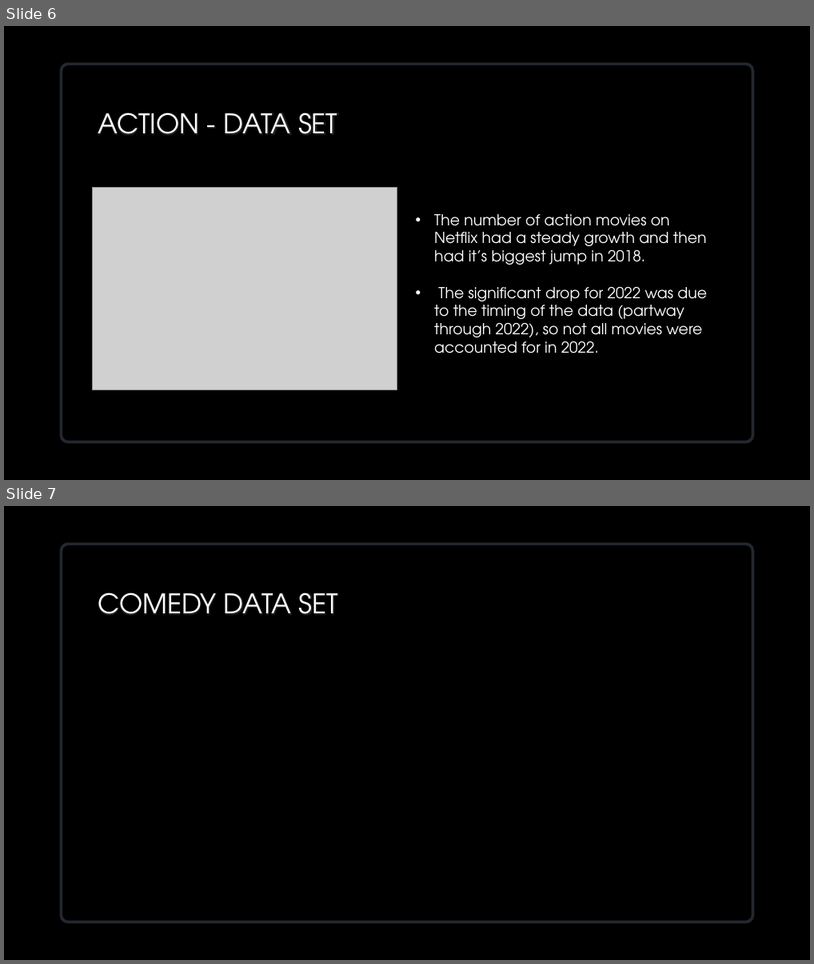
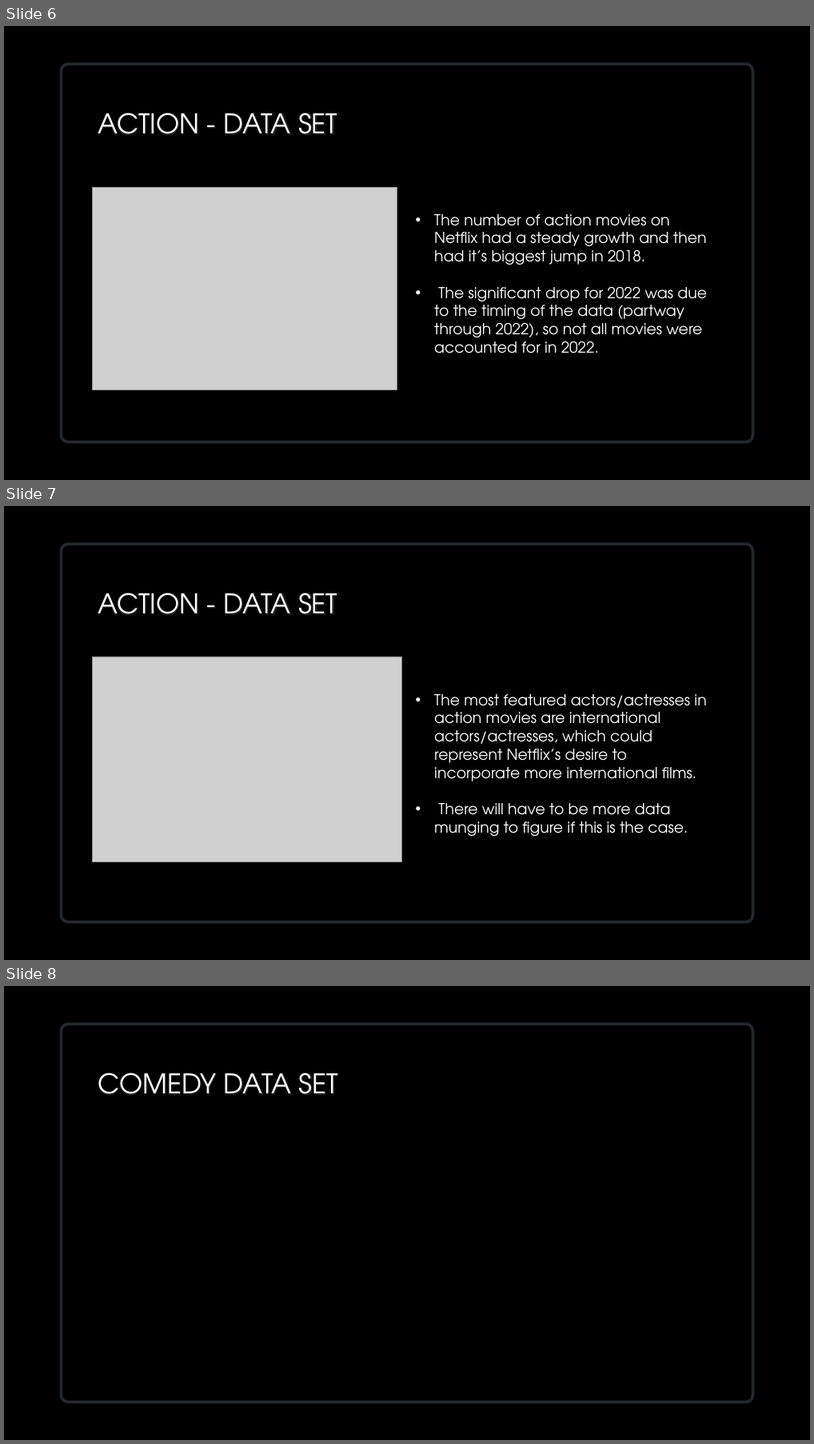
Before and after one commit to VedranaGATech/Project_1_Neflix_and_Chill, a slide deck: Group 1 Presentation 1.pptx. Shown one above the other, each under a label of ours: slides 6 and 7 before the commit, slides 6, 7 and 8 after it. The pictures are 814x964 and 814x1444 pixels, drawn with LibreOffice and Linux fonts; fonts in the diff are those of the drawing; grey boxes stand for pictures; background and template pictures are left out. Boxes give left, top, right and bottom in pixels: in the first picture for what was removed or moved away, otherwise in the second. Text is boxed around its words. In the diff, an @@ line names an element or a change of style, - is before the commit and + after.

Commit message:
ppt update

```diff
--- a/Group 1 Presentation 1.pptx
+++ b/Group 1 Presentation 1.pptx
@@ slide 7 added at bbox=[4, 506, 810, 960], background picture (left out) @@
@@ rounded rectangle added at bbox=[61, 544, 753, 922], fill #000000, outline #282E35 3.5 pt @@
@@ title added at bbox=[98, 592, 338, 614], 32 pt, text gradient #FFFFFF to #A6A6A6 @@
+ACTION - DATA SET
@@ picture added at bbox=[92, 656, 402, 862] @@
@@ text added at bbox=[434, 694, 706, 836], 18 pt, text #FFFFFF @@
+• The most featured actors/actresses in action movies are international actors/actresses, which could represent Netflix’s desire to incorporate more international films.
+• There will have to be more data munging to figure if this is the case.
@@ what was slide 7 is now slide 8 @@
```
Also in this commit, not shown: 1 slide changed.
